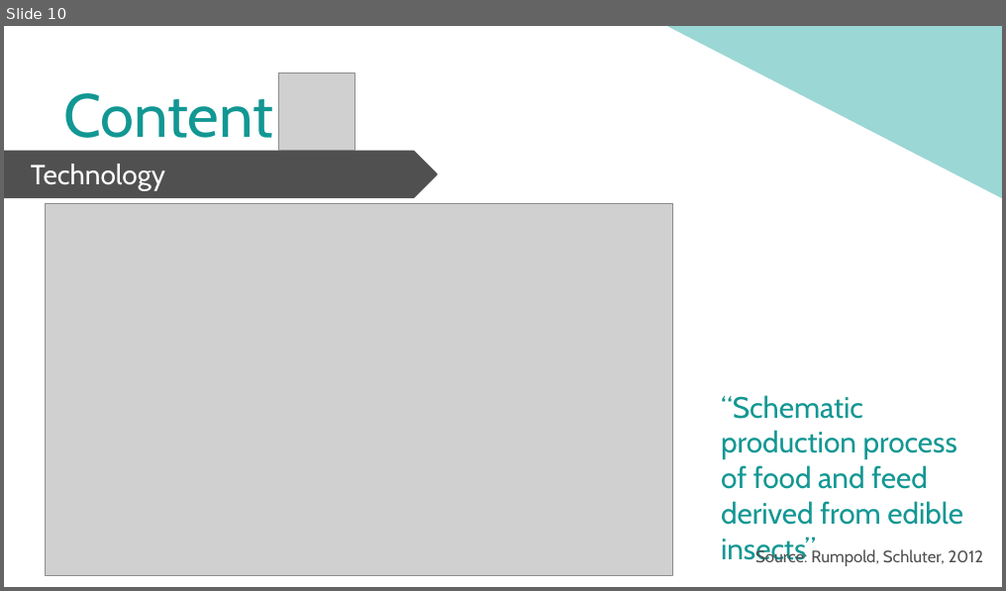
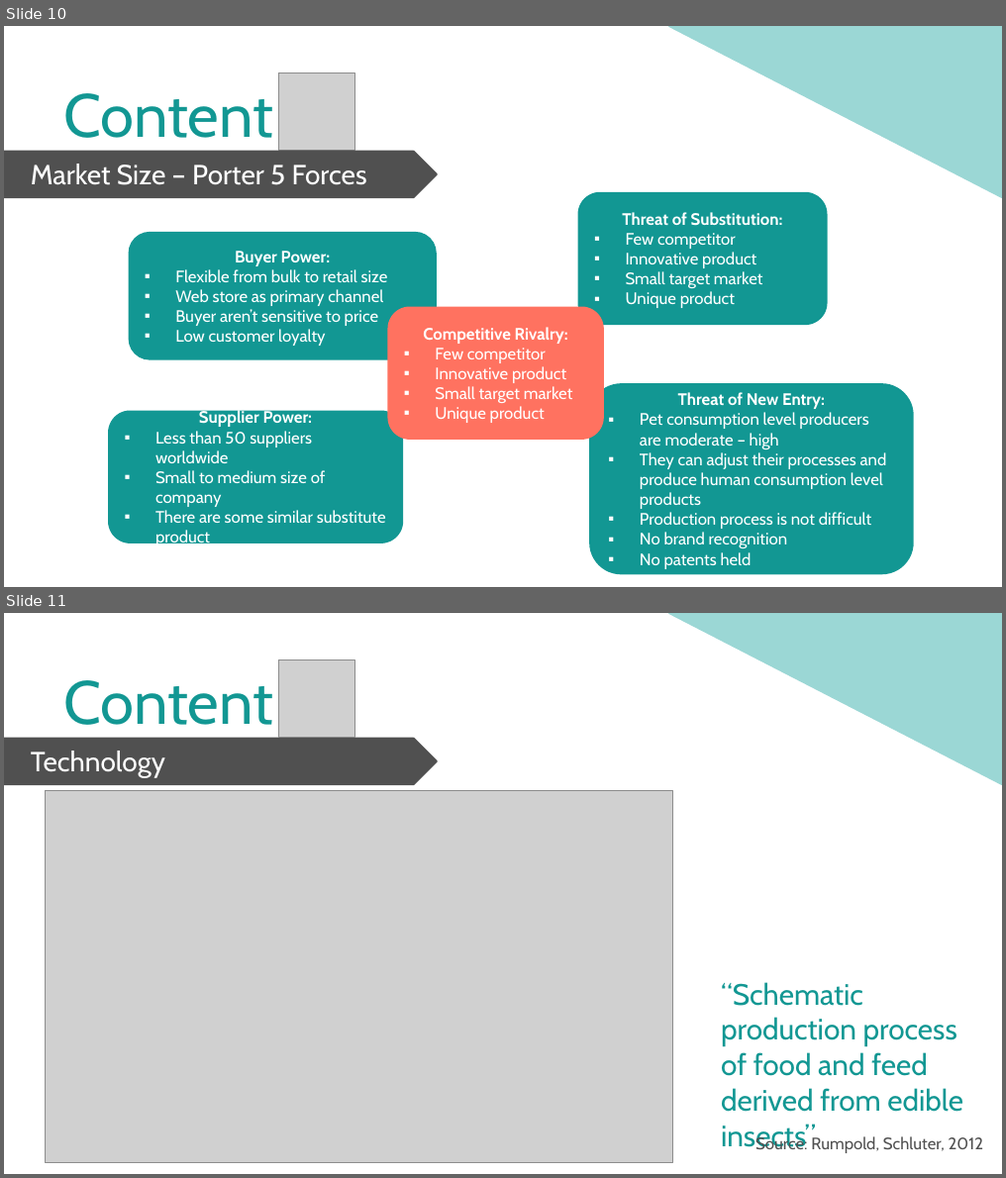
Before and after one commit to MFloru/Bacchus-R1, a slide deck: Logo-powerpoint/3rd presentation (revised).pptx. Shown one above the other, each under a label of ours: slide 10 before the commit, slides 10 and 11 after it. The pictures are 1006x591 and 1006x1178 pixels, drawn with LibreOffice and Linux fonts; fonts in the diff are those of the drawing; grey boxes stand for pictures. Boxes give left, top, right and bottom in pixels: in the first picture for what was removed or moved away, otherwise in the second. Text is boxed around its words. In the diff, an @@ line names an element or a change of style, - is before the commit and + after.

Commit message:
2nd revised, add 5 porter & nutrion value

```diff
--- a/Logo-powerpoint/3rd presentation (revised).pptx
+++ b/Logo-powerpoint/3rd presentation (revised).pptx
@@ slide 10 added at bbox=[4, 26, 1002, 587], background #FFFFFF @@
@@ right triangle added at bbox=[669, 26, 1002, 197], fill #9BD7D5, outline #9BD7D5 1.5 pt @@
@@ picture added at bbox=[278, 74, 355, 151] @@
@@ text added at bbox=[63, 93, 273, 151], 44 pt, text #129793 @@
+Content
@@ pentagon arrow added at bbox=[4, 152, 436, 197], fill #505050, outline #505050 1.5 pt @@
@@ text added at bbox=[31, 164, 367, 185], 20 pt, text #FFFFFF @@
+Market Size – Porter 5 Forces
@@ rounded rectangle added at bbox=[578, 191, 828, 324], fill #129793, 12 pt, text #FFFFFF @@
+Threat of Substitution:
+▪ Few competitor
+▪ Innovative product
+▪ Small target market
+▪ Unique product
@@ rounded rectangle added at bbox=[129, 232, 437, 361], fill #129793, 12 pt, text #FFFFFF @@
+Buyer Power:
+▪ Flexible from bulk to retail size
+▪ Web store as primary channel
+▪ Buyer aren’t sensitive to price
+▪ Low customer loyalty
@@ rounded rectangle added at bbox=[387, 306, 604, 439], fill #FF7260, 12 pt, text #FFFFFF @@
+Competitive Rivalry:
+▪ Few competitor
+▪ Innovative product
+▪ Small target market
+▪ Unique product
@@ rounded rectangle added at bbox=[108, 410, 403, 543], fill #129793, 12 pt, text #FFFFFF @@
+Supplier Power:
+▪ Less than 50 suppliers worldwide
+▪ Small to medium size of company
+▪ There are some similar substitute product
@@ rounded rectangle added at bbox=[589, 383, 913, 574], fill #129793, 12 pt, text #FFFFFF @@
+Threat of New Entry:
+▪ Pet consumption level producers are moderate – high
+▪ They can adjust their processes and produce human consumption level products
+▪ Production process is not difficult
+▪ No brand recognition
+▪ No patents held
@@ what was slide 10 is now slide 11 @@
```
Also in this commit, not shown: 6 slides changed, 2 other slides added, 1 other file.
